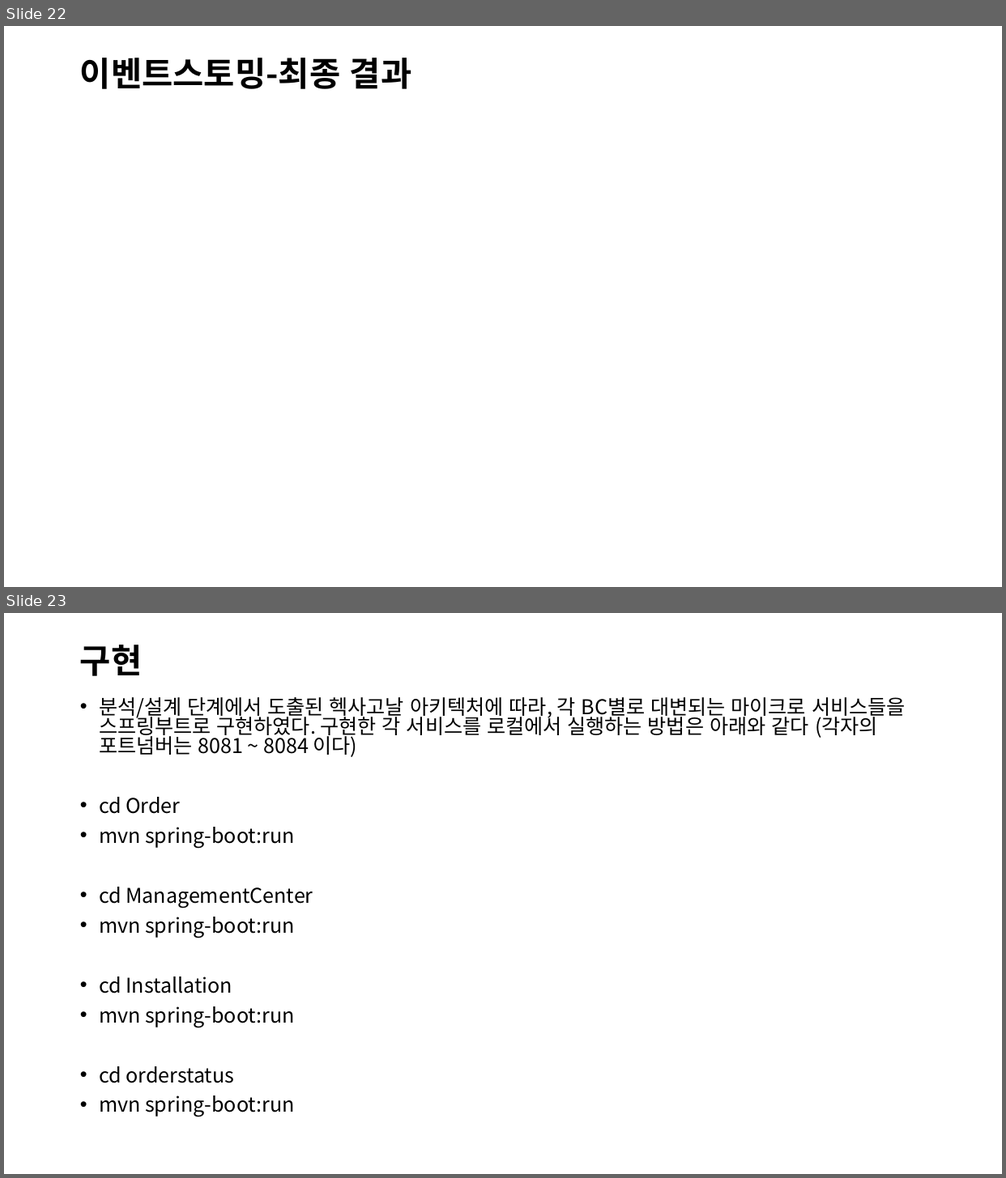
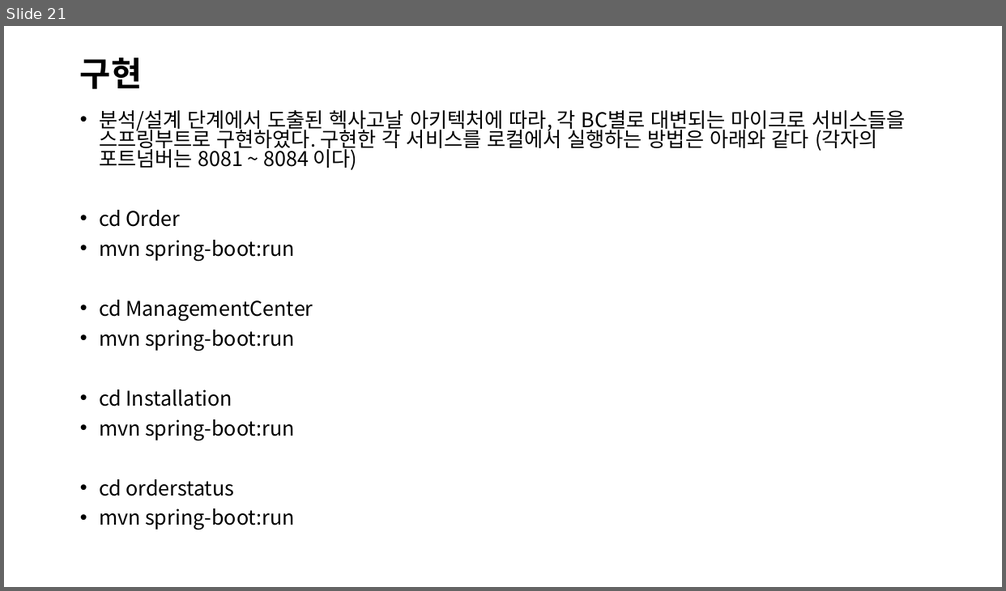
Before and after one commit to jisujin/ipTVShopProject, a slide deck: 실습프로젝트설계_ipTVShopProject.pptx. Shown one above the other, each under a label of ours: slides 22 and 23 before the commit, slide 21 after it. The pictures are 1006x1178 and 1006x591 pixels, drawn with LibreOffice and Linux fonts; fonts in the diff are those of the drawing. Boxes give left, top, right and bottom in pixels: in the first picture for what was removed or moved away, otherwise in the second. Text is boxed around its words. In the diff, an @@ line names an element or a change of style, - is before the commit and + after.

```diff
--- a/실습프로젝트설계_ipTVShopProject.pptx
+++ b/실습프로젝트설계_ipTVShopProject.pptx
@@ slide 22 removed at box(4, 26, 1002, 587), background #FFFFFF @@
@@ title removed at box(80, 58, 412, 89) @@
-이벤트스토밍-최종 결과
@@ what was slide 23 is now slide 21 @@
```
Also in this commit, not shown: 18 slides changed, 1 other slide removed.
